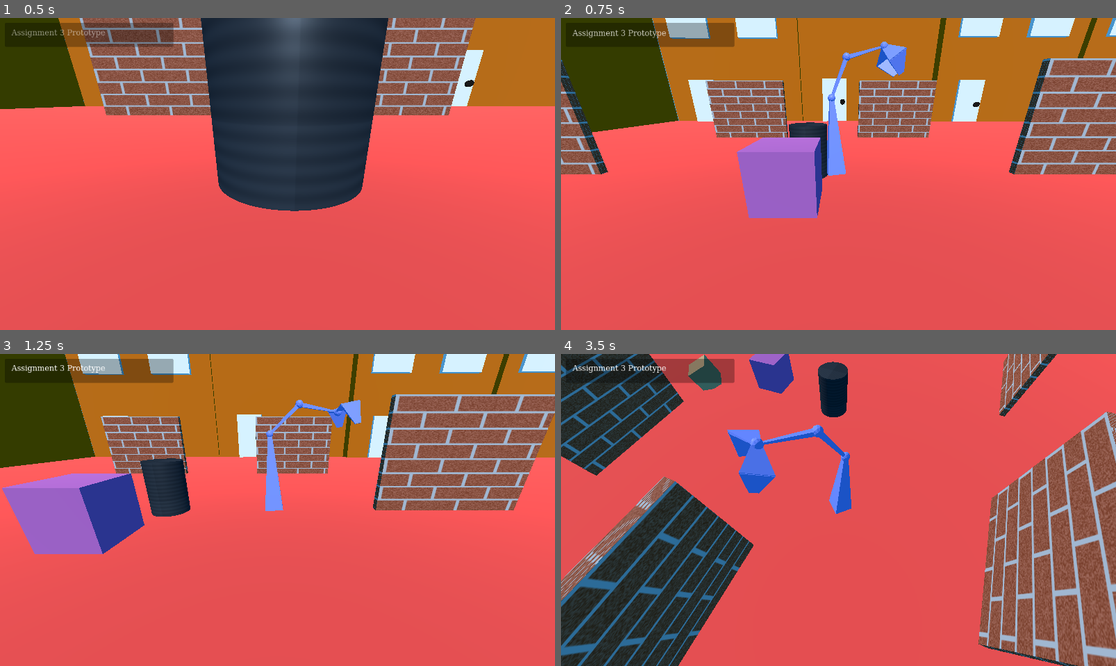
Above: before the commit, frames 1-4 (two rows, left to right).
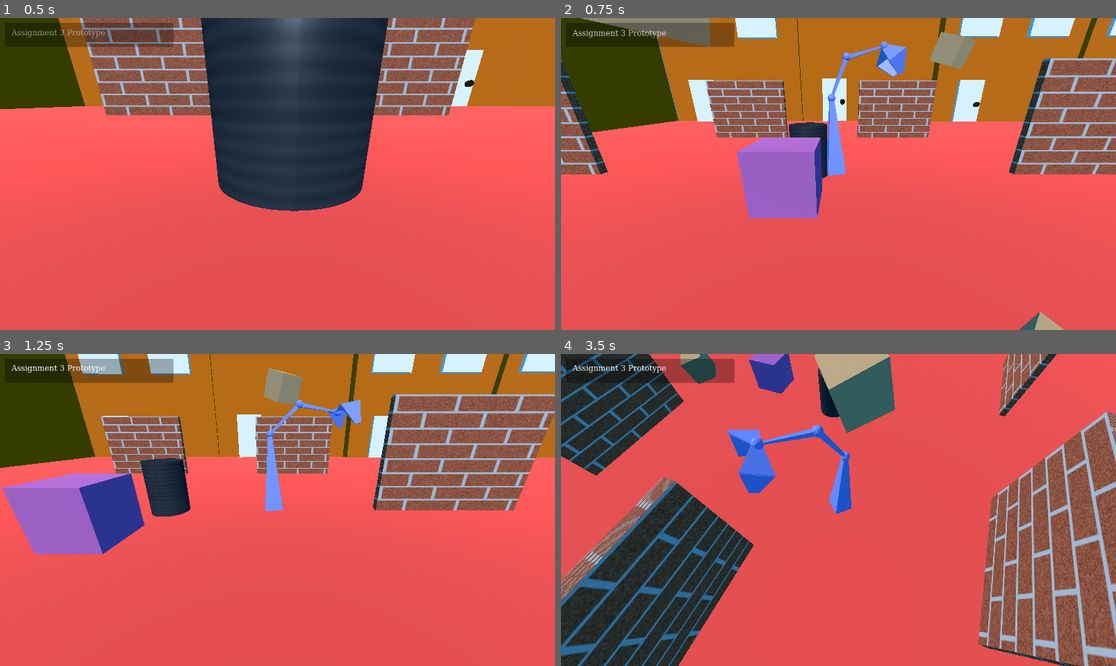
Above: after the commit, the same moments.

Repository: jasmine6612/Comp360A3
Game: Godot game, scene res://greyboxing.tscn
Same seed, same stepped clock (60 frames per second), same inputs: the game is played once before the commit and once after it.
Inputs (mouse positions are in pixels of both pictures, inside the frame that each line leads up to):
- Up to frame 1 (0.5 s): no input
- Up to frame 2 (0.75 s): tap Enter (ui_accept) at 0.5 s; move the mouse to (960, 158) at 0.52 s; hold Right (ui_right) from 0.53 s (still down); hold Right mouse button (camera_drag) from 0.53 s (still down)
- Up to frame 3 (1.25 s): keep holding Right (ui_right); keep holding Right mouse button (camera_drag); tap Enter (ui_accept) at 0.77 s
- Up to frame 4 (3.5 s): move the mouse to (727, 525) at 1.27 s; release Right (ui_right) at 1.28 s; release Right mouse button (camera_drag) at 1.28 s; hold Down (ui_down) 1.28-2.03 s; right-click (727, 525) at 1.35 s; tap Enter (ui_accept) at 1.52, 3.02 s; move the mouse to (894, 441) at 2.02 s; hold Right (ui_right) 2.03-2.78 s; hold Right mouse button (camera_drag) 2.03-2.78 s; move the mouse to (810, 572) at 2.77 s; hold Up (ui_up) from 2.78 s (still down); right-click (810, 572) at 2.85 s

Frame 1 is identical in both runs. In frame 2, 2.0% of the frame differs, in the area x 3-91%, y 0-100%; in frame 3, 0.6%; in frame 4, 2.9%, in the area x 21-61%, y 0-26%.

Commit message:
added two more moving objects

Diff:
--- a/greyboxing.tscn
+++ b/greyboxing.tscn
@@ -151,7 +151,17 @@
 mesh = SubResource("BoxMesh_77vbc")
 
 [node name="Obj3" type="MeshInstance3D" parent="."]
-transform = Transform3D(-0.21462177, -0.5883698, 0.77958834, -0.94240934, 0.33438605, -0.007079536, -0.25651821, -0.73621124, -0.62625194, 0.30208045, 0.38575926, 5.649531)
+transform = Transform3D(-0.21462186, -0.58837014, 0.77958834, -0.94240934, 0.33438605, -0.007079536, -0.25651821, -0.7362116, -0.62625194, 3.4450588, 3.539028, -1.9275724)
+mesh = SubResource("BoxMesh_77vbc")
+script = ExtResource("7_2bp0p")
+
+[node name="Obj5" type="MeshInstance3D" parent="."]
+transform = Transform3D(-0.21699385, -0.58767146, 0.7794585, -0.9686916, 0.22829846, -0.09754953, -0.12062227, -0.7762232, -0.6188119, 0.32293442, 0.82895124, 5.55965)
+mesh = SubResource("BoxMesh_77vbc")
+script = ExtResource("7_2bp0p")
+
+[node name="Obj6" type="MeshInstance3D" parent="."]
+transform = Transform3D(-0.21699385, -0.5876712, 0.7794583, -0.9686916, 0.22829846, -0.09754953, -0.12062227, -0.7762232, -0.6188119, -1.7801664, 2.9603844, 3.7461762)
 mesh = SubResource("BoxMesh_77vbc")
 script = ExtResource("7_2bp0p")
 
